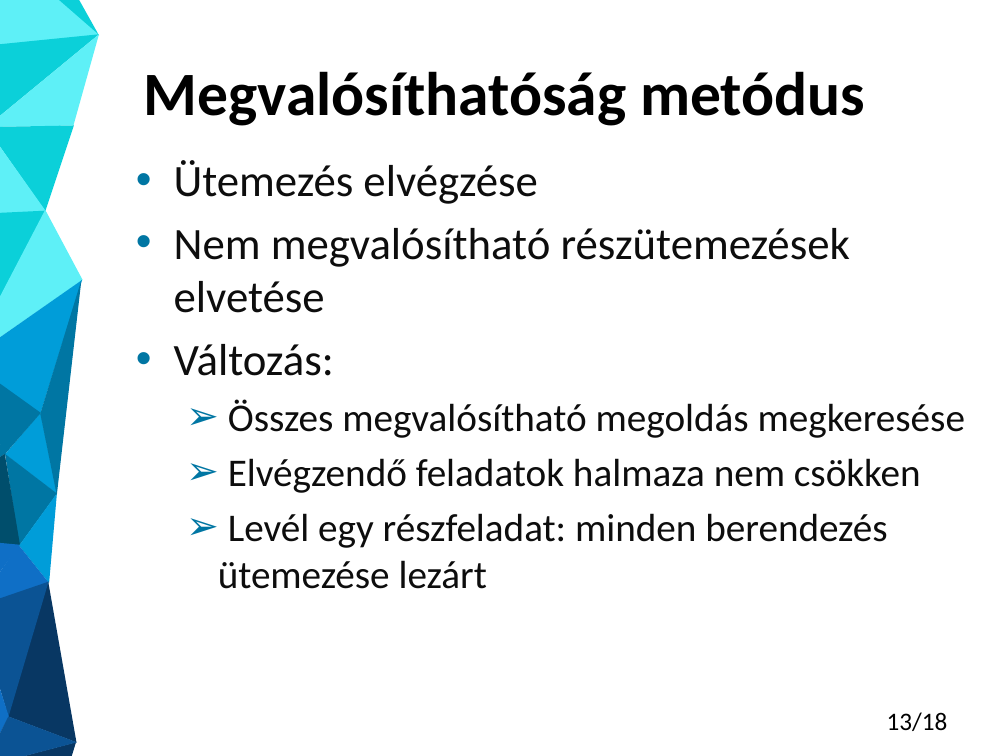
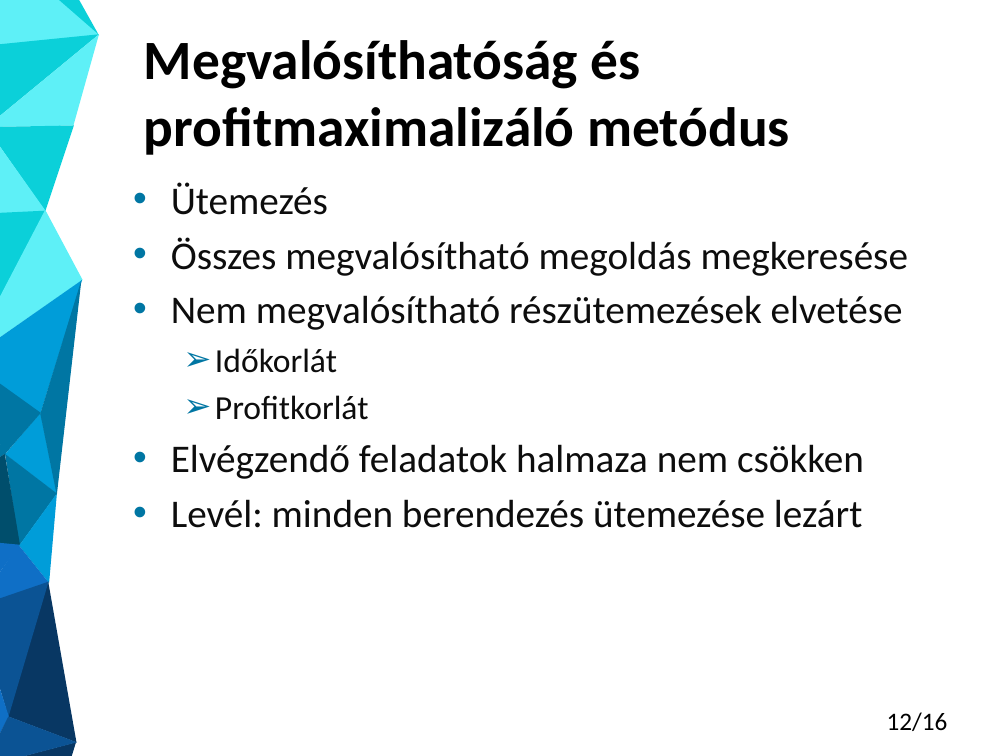
Before and after one commit to Gergo1912/Szakdolgozat, a slide deck: slide 12 of Molnar_Gergo_TDK_eloadas.pptx (slide 13 before the commit). Drawn at 1008x756 pixels with LibreOffice and Linux fonts; fonts in the diff are those of the drawing. Boxes give left, top, right and bottom in pixels: in the first picture for what was removed or moved away, otherwise in the second. Text is boxed around its words. In the diff, an @@ line names an element or a change of style, - is before the commit and + after.

```diff
--- a/Molnar_Gergo_TDK_eloadas.pptx
+++ b/Molnar_Gergo_TDK_eloadas.pptx
@@ title at <box>144,40,790,155</box>: text changed; size 44 to 39.6 pt @@
-Megvalósíthatóság metódus
+Megvalósíthatóság és profitmaximalizáló metódus
@@ text "Ütemezés": place and size @@
-text "Ütemezés" at <box>174,160,965,589</box>
+text "Ütemezés" at <box>171,182,908,528</box>
@@ text at <box>171,182,908,276</box>: text changed; size 32 to 28 pt @@
-• Ütemezés elvégzése
+• Ütemezés
+• Összes megvalósítható megoldás megkeresése
@@ text at <box>171,295,903,479</box>: size 32 to 28 pt in "Nem megvalósítható részütemezések elvetése"; bullet ➢ to •; list level 2 to 1 in "Elvégzendő feladatok halmaza nem csökken" @@
@@ text at <box>215,348,369,420</box>: text changed; size 28 to 24 pt @@
-• Változás:
-  ➢ Összes megvalósítható megoldás megkeresése
+  ➢ Időkorlát
+  ➢ Profitkorlát
@@ text at <box>171,499,862,528</box>: text changed @@
-  ➢ Levél egy részfeladat: minden berendezés ütemezése lezárt
+• Levél: minden berendezés ütemezése lezárt
@@ page number at <box>887,712,948,731</box>: text changed @@
-13/18
+12/16
```
Also in this commit, not shown: 8 other slides changed, 2 slides removed, 1 other file.
